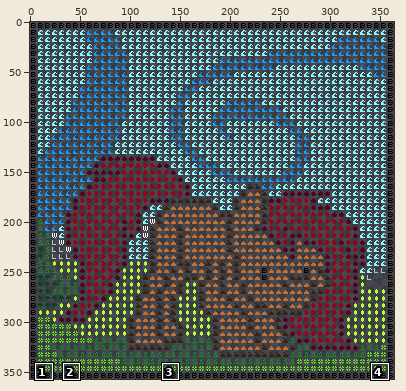
Edited in one commit: sprite sheet (frames/3.png). Above: a wide view before the commit, with the close-up outlined.
Close-up. The starting point:
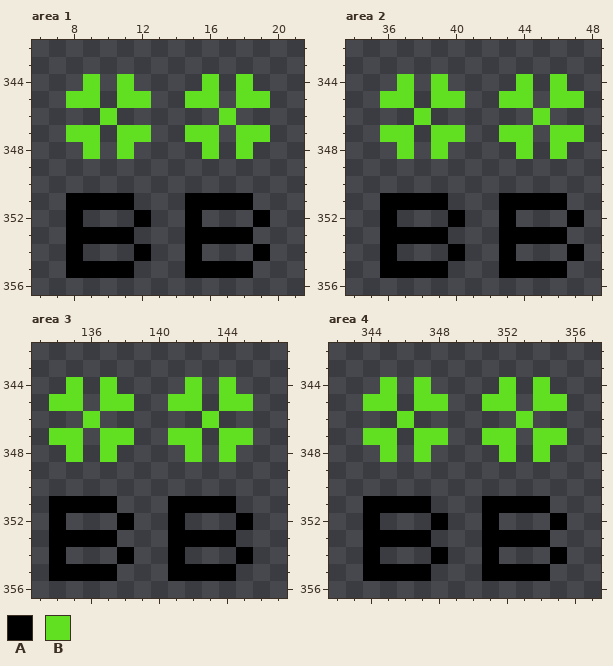
The file is 364x357 pixels. Shown: area 1: x 6..21, y 342..356; area 2: x 34..48, y 342..356; area 3: x 133..147, y 342..356; area 4: x 342..357, y 342..356. The commit also changed other parts of the picture, which this record leaves out.
Palette (. is transparent): A #000000  B #61e021
Pixels before, area 1, first column x 8:
344 .B.B....B.B.
345 BB.BB..BB.BB
346 ..B......B..
347 BB.BB..BB.BB
348 .B.B....B.B.
349 ............
350 ............
351 AAAA...AAAA.
352 A...A..A...A
353 AAAA...AAAA.
354 A...A..A...A
355 AAAA...AAAA.
Pixels before, area 2, first column x 36:
344 .B.B....B.B.
345 BB.BB..BB.BB
346 ..B......B..
347 BB.BB..BB.BB
348 .B.B....B.B.
349 ............
350 ............
351 AAAA...AAAA.
352 A...A..A...A
353 AAAA...AAAA.
354 A...A..A...A
355 AAAA...AAAA.
Pixels before, area 3, first column x 134:
344 .B.B....B.B.
345 BB.BB..BB.BB
346 ..B......B..
347 BB.BB..BB.BB
348 .B.B....B.B.
349 ............
350 ............
351 AAAA...AAAA.
352 A...A..A...A
353 AAAA...AAAA.
354 A...A..A...A
355 AAAA...AAAA.
Pixels before, area 4, first column x 344:
344 .B.B....B.B.
345 BB.BB..BB.BB
346 ..B......B..
347 BB.BB..BB.BB
348 .B.B....B.B.
349 ............
350 ............
351 AAAA...AAAA.
352 A...A..A...A
353 AAAA...AAAA.
354 A...A..A...A
355 AAAA...AAAA.
After the commit:
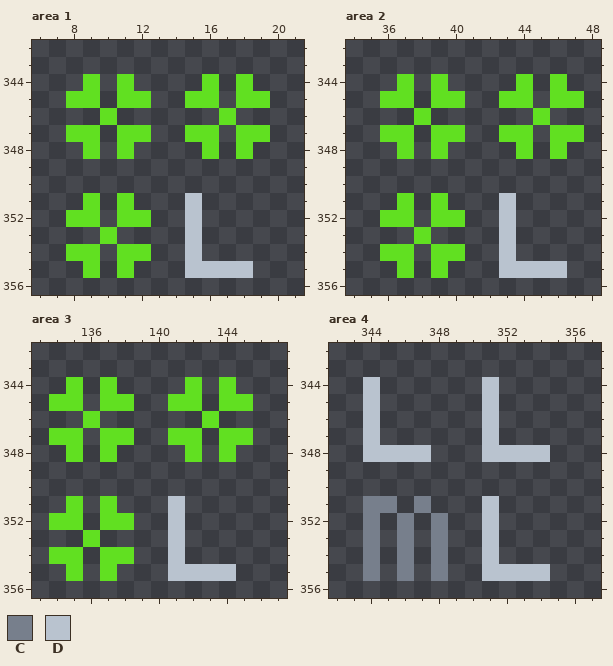
Colours new in this view: C #777f8c  D #b9c3cf
Diff:
Area 1:
y 351: x 8..11 AAAA -> .B.B; x 15..18 AAAA -> D...
y 352: x 8..9 A. -> BB; x 11..12 .A -> BB; x 15 A -> D; x 19 A -> .
y 353: x 8..11 AAAA -> ..B.; x 15..18 AAAA -> D...
y 354: x 8..9 A. -> BB; x 11..12 .A -> BB; x 15 A -> D; x 19 A -> .
y 355: x 8..11 AAAA -> .B.B; x 15..18 AAAA -> DDDD
Area 2:
y 351: x 36..39 AAAA -> .B.B; x 43..46 AAAA -> D...
y 352: x 36..37 A. -> BB; x 39..40 .A -> BB; x 43 A -> D; x 47 A -> .
y 353: x 36..39 AAAA -> ..B.; x 43..46 AAAA -> D...
y 354: x 36..37 A. -> BB; x 39..40 .A -> BB; x 43 A -> D; x 47 A -> .
y 355: x 36..39 AAAA -> .B.B; x 43..46 AAAA -> DDDD
Area 3:
y 351: x 134..137 AAAA -> .B.B; x 141..144 AAAA -> D...
y 352: x 134..135 A. -> BB; x 137..138 .A -> BB; x 141 A -> D; x 145 A -> .
y 353: x 134..137 AAAA -> ..B.; x 141..144 AAAA -> D...
y 354: x 134..135 A. -> BB; x 137..138 .A -> BB; x 141 A -> D; x 145 A -> .
y 355: x 134..137 AAAA -> .B.B; x 141..144 AAAA -> DDDD
Area 4:
y 344: x 344..345 .B -> D.; x 347 B -> .; x 351..352 .B -> D.; x 354 B -> .
y 345: x 344..345 BB -> D.; x 347..348 BB -> ..; x 351..352 BB -> D.; x 354..355 BB -> ..
y 346: x 344 . -> D; x 346 B -> .; x 351 . -> D; x 353 B -> .
y 347: x 344..345 BB -> D.; x 347..348 BB -> ..; x 351..352 BB -> D.; x 354..355 BB -> ..
y 348: x 344..347 .B.B -> DDDD; x 351..354 .B.B -> DDDD
y 351: x 344..347 AAAA -> CC.C; x 351..354 AAAA -> D...
y 352: x 344 A -> C; x 346 . -> C; x 348 A -> C; x 351 A -> D; x 355 A -> .
y 353: x 344..348 AAAA. -> C.C.C; x 351..354 AAAA -> D...
y 354: x 344 A -> C; x 346 . -> C; x 348 A -> C; x 351 A -> D; x 355 A -> .
y 355: x 344..348 AAAA. -> C.C.C; x 351..354 AAAA -> DDDD
Boxes around the changes in both close-ups, in picture pixels (x1, y1, x2, y2):
changed: (66, 193, 270, 278)
changed: (380, 193, 584, 278)
changed: (49, 496, 253, 581)
changed: (363, 377, 567, 581)
